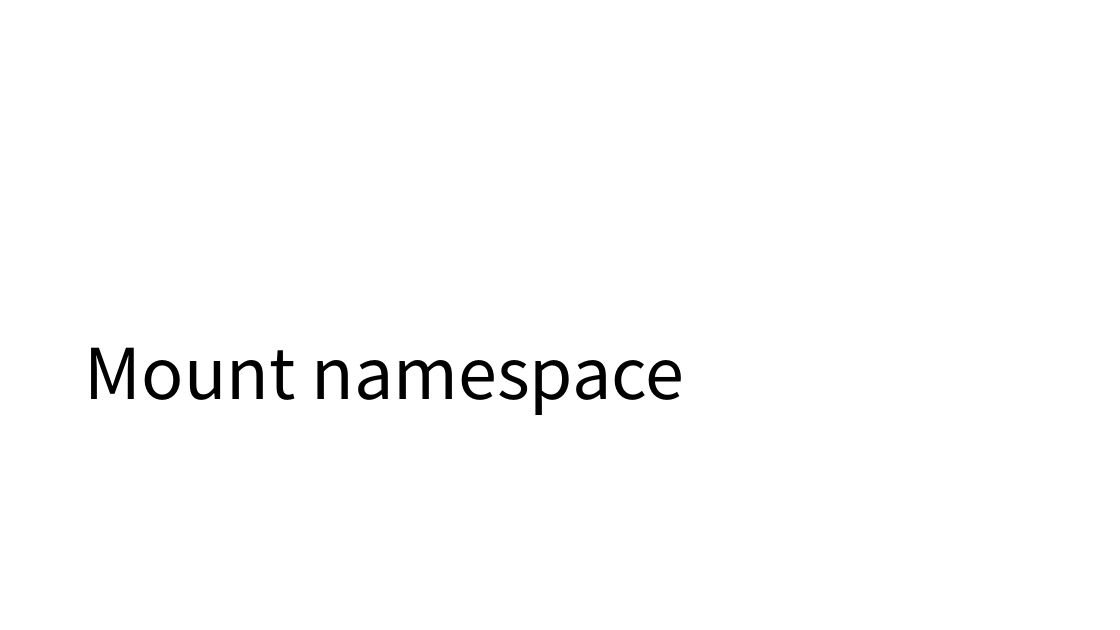
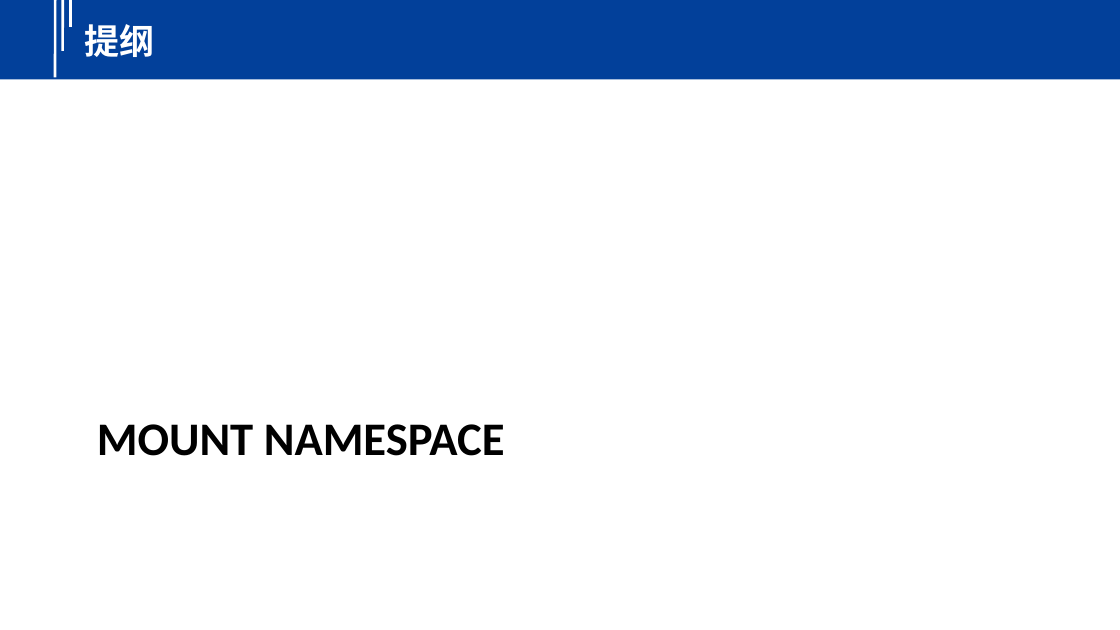
Before and after one commit to yindaheng98/Notebook, a slide deck: slide 2 of 学习笔记/Docker/Namespaces.pptx. Drawn at 1120x630 pixels with LibreOffice and Linux fonts; fonts in the diff are those of the drawing. Boxes give left, top, right and bottom in pixels: in the first picture for what was removed or moved away, otherwise in the second. Text is boxed around its words. In the diff, an @@ line names an element or a change of style, - is before the commit and + after.

```diff
--- a/学习笔记/Docker/Namespaces.pptx
+++ b/学习笔记/Docker/Namespaces.pptx
@@ rectangle added at (0,0,1120,79), fill #02409A @@
@@ line added from (55, 0) to (55, 77), #FFFFFF 2.25 pt @@
@@ line added from (63, 0) to (63, 51), #FFFFFF 2.25 pt @@
@@ line added from (71, 0) to (71, 28), #FFFFFF 2.25 pt @@
@@ text added at (84,24,154,57), 30 pt, text #FFFFFF, bold @@
+提纲
@@ title "MOUNT NAMESPACE" at (97,424,505,456): vertical alignment bottom to top @@
@@ title at (97,424,505,456): text changed; size 60 to 40 pt; font Noto Sans CJK SC to Calibri; bold on @@
-Mount namespace
+MOUNT NAMESPACE
```
Also in this commit, not shown: 18 other slides changed, 8 other files.
